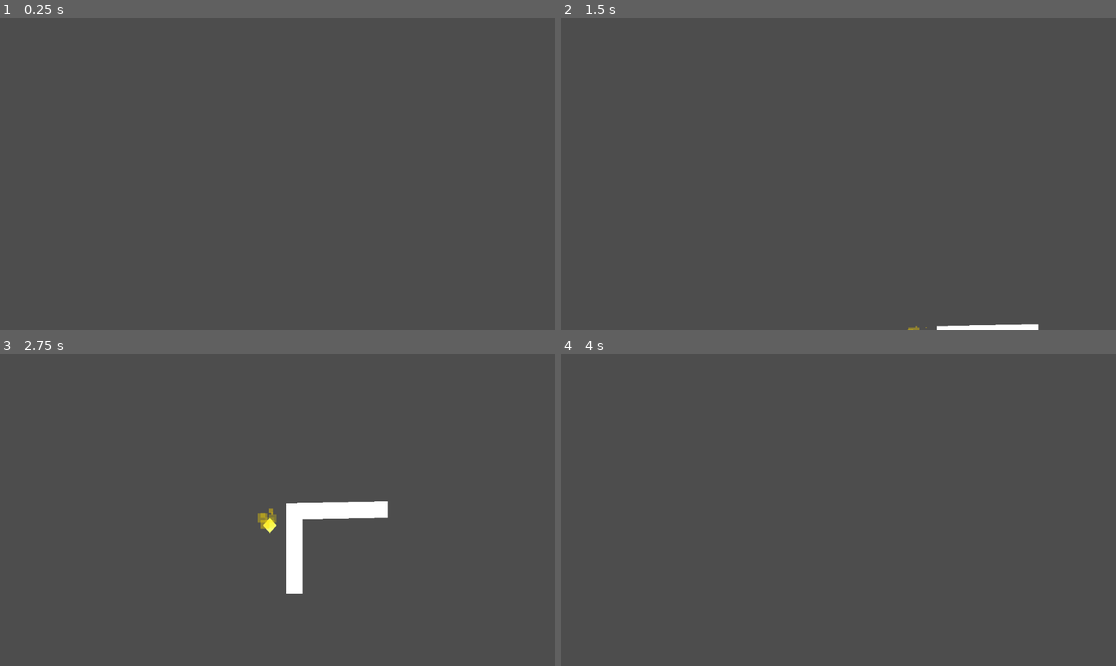
Above: before the commit, frames 1-4 (two rows, left to right).
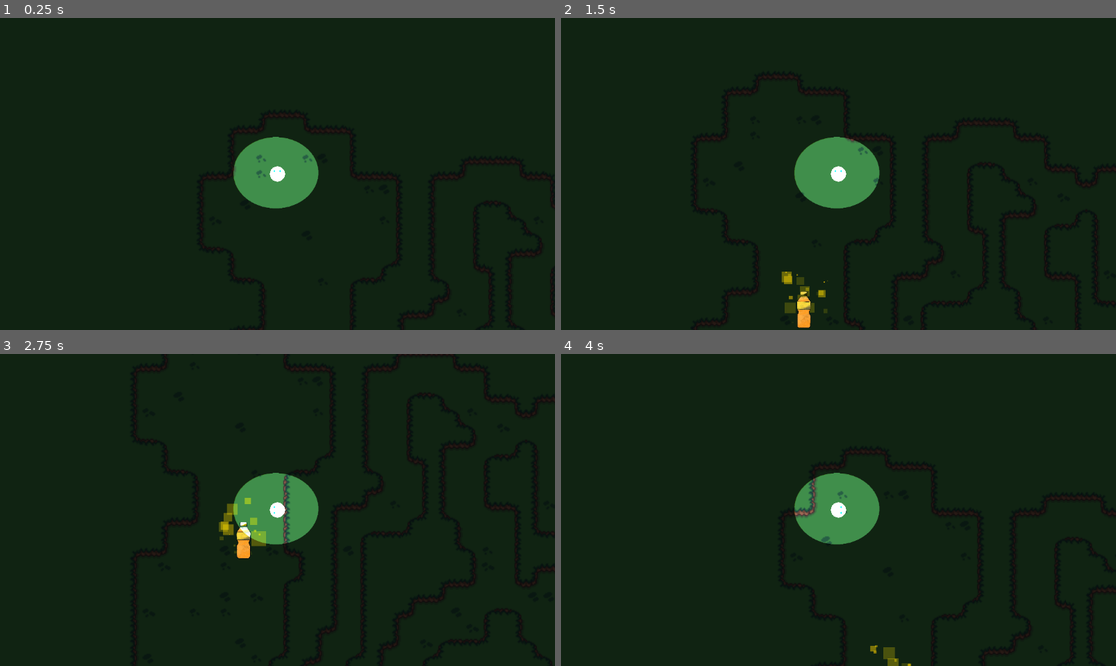
Above: after the commit, the same moments.

Repository: eliasescalante/GJ_godot_2026
Game: Godot game, scene res://src/scenes/world/Level1/level_1.tscn
Two runs of this game, one before a commit and one after it. Both use one fixed random seed, a clock stepped at 60 frames per second and the inputs below. Before the commit the project starts from res://src/scenes/world/world_test/world_test.tscn. Sound files missing from this copy of the repository are replaced by a short silence.
Inputs:
- Up to frame 1 (0.25 s): no input
- Up to frame 2 (1.5 s): tap Enter at 0.5 s; hold Right (ui_right) 0.53-1.28 s; hold Down (ui_down) from 1.28 s (still down)
- Up to frame 3 (2.75 s): release Down (ui_down) at 2.03 s; hold Right (ui_right) from 2.03 s (still down)
- Up to frame 4 (4 s): release Right (ui_right) at 2.78 s; hold Up (ui_up) 2.78-3.53 s; hold Left (ui_left) from 3.53 s (still down)

The runs differ from the first frame. In frame 1, 100% of the frame differs, in the area x 0-100%, y 0-100%; in frame 2, 100%; in frame 3, 100%; in frame 4, 100%.

Commit message:
agrego items mejorados

Diff:
--- a/project.godot
+++ b/project.godot
@@ -11,7 +11,7 @@
 [application]
 
 config/name="sin nombre"
-run/main_scene="uid://bu2gms8radgl7"
+run/main_scene="uid://c7xwujhdv8deq"
 config/features=PackedStringArray("4.6", "GL Compatibility")
 config/icon="res://icon.svg"
 
--- a/src/scenes/item/item.gd
+++ b/src/scenes/item/item.gd
@@ -1,80 +1,72 @@
 class_name Item
 extends Node2D
 
-## Clase base para todos los items del laberinto.
-## El jugador los detecta con su RayCast2D y los registra en GameManager
-## para recordar su ubicación durante la noche.
+# --- Enumeración para el Inspector ---
+# Los nombres deben coincidir con los nombres de tus nodos Sprite2D
+enum TipoDeObjeto { ANTEOJOS, ANTEOJOS_ROTO, BOTELLA, BOTELLA_ROTA, PELOTA, PELOTA_ROTA }
 
-# --- Configuración exportada ---
-## Nombre único del item (se usa como key en el diccionario de GameManager)
-@export var item_name: String = "item_sin_nombre"
-## Descripción corta del item (para UI o pistas)
-@export var item_description: String = ""
-## Icono o textura representativa (para UI de inventario/memoria)
-@export var item_icon: Texture2D
+@export_group("Configuración Visual")
+## Selecciona qué objeto es esta instancia
+@export var objeto_a_mostrar: TipoDeObjeto = TipoDeObjeto.BOTELLA:
+	set(val):
+		objeto_a_mostrar = val
+		if is_node_ready():
+			_actualizar_visibilidad_nodos()
 
-# --- Nodos internos ---
+# --- Nodos Internos ---
 @onready var static_body: StaticBody2D = $StaticBody2D
-@onready var collision_shape: CollisionShape2D = $StaticBody2D/CollisionShape2D
 @onready var audio_player: AudioStreamPlayer2D = $AudioStreamPlayer2D
 
+# Diccionario para mapear el Enum con los nombres reales de tus nodos
+@onready var nodos_sprites = {
+	TipoDeObjeto.ANTEOJOS: $anteojos,
+	TipoDeObjeto.ANTEOJOS_ROTO: $anteojos_roto,
+	TipoDeObjeto.BOTELLA: $botella,
+	TipoDeObjeto.BOTELLA_ROTA: $botella_rota,
+	TipoDeObjeto.PELOTA: $pelota,
+	TipoDeObjeto.PELOTA_ROTA: $pelota_rota
+}
+
 # --- Estado ---
-## Indica si el jugador ya vio este item
 var fue_visto: bool = false
-
+var item_name: String = ""
 
 func _ready() -> void:
-	# Agregar al grupo para que el RayCast pueda identificar items fácilmente
 	add_to_group("item")
-	print("[Item] '%s' inicializado en posición %s" % [item_name, global_position])
+	_actualizar_visibilidad_nodos()
 
-	if not static_body:
-		push_warning("[Item] '%s' no tiene StaticBody2D asignado!" % item_name)
-	if not collision_shape:
-		push_warning("[Item] '%s' no tiene CollisionShape2D asignado!" % item_name)
-	if not audio_player:
-		push_warning("[Item] '%s' no tiene AudioStreamPlayer2D asignado!" % item_name)
-	elif not audio_player.stream:
-		print("[Item] '%s' no tiene audio stream asignado (no sonará al ser descubierto)." % item_name)
+	# El nombre del item será el nombre del nodo seleccionado
+	item_name = TipoDeObjeto.keys()[objeto_a_mostrar].to_lower()
 
+## Oculta todos los sprites y solo muestra el seleccionado
+func _actualizar_visibilidad_nodos() -> void:
+	for tipo in nodos_sprites:
+		var nodo = nodos_sprites[tipo]
+		if nodo:
+			nodo.visible = (tipo == objeto_a_mostrar)
 
-## Llamado cuando el jugador detecta este item con su RayCast.
-## Registra el item en GameManager y reproduce el sonido de descubrimiento.
+## Llamado por el RayCast del jugador
 func ser_visto_por_jugador() -> void:
-	if fue_visto:
-		print("[Item] '%s' → el jugador ya me vio antes, ignorando." % item_name)
-		return
-
-	print("[Item] ====================================")
-	print("[Item] '%s' → ¡PRIMER CONTACTO VISUAL!" % item_name)
-	print("[Item] Posición del item: %s" % global_position)
+	if fue_visto: return
 
 	fue_visto = true
-	_registrar_en_game_manager()
-	_reproducir_sonido_descubrimiento()
 
-	print("[Item] '%s' → Proceso de descubrimiento completado." % item_name)
-	print("[Item] ====================================")
-
-
-## Registra la información del item en el diccionario de GameManager
-func _registrar_en_game_manager() -> void:
+	# Preparamos la info para el GameManager
 	var info := {
-		"descripcion": item_description,
 		"posicion": global_position,
-		"icono": item_icon,
-		"referencia": self,
+		"tipo": item_name,
+		"es_roto": item_name.contains("roto"),
+		"referencia": self
 	}
 
-	print("[Item] '%s' → Registrando en GameManager..." % item_name)
 	GameManager.registrar_item(item_name, info)
-	print("[Item] '%s' → ¡Registrado! Total items vistos: %d" % [item_name, GameManager.cantidad_items_vistos()])
 
+	# Feedback
+	if audio_player and audio_player.stream:
+		audio_player.play()
 
-## Reproduce el sonido de descubrimiento (si tiene stream asignado)
-func _reproducir_sonido_descubrimiento() -> void:
-	if audio_player and audio_player.stream:
-		print("[Item] '%s' → Reproduciendo sonido de descubrimiento." % item_name)
-		audio_player.play()
-	else:
-		print("[Item] '%s' → Sin audio asignado, no se reproduce sonido." % item_name)
+	# Efecto visual: hacemos que el sprite activo brille
+	var sprite_activo = nodos_sprites[objeto_a_mostrar]
+	var tween = create_tween()
+	tween.tween_property(sprite_activo, "modulate", Color(2, 2, 2), 0.1)
+	tween.tween_property(sprite_activo, "modulate", Color(1, 1, 1), 0.2)
--- a/src/scenes/item/item.tscn
+++ b/src/scenes/item/item.tscn
@@ -1,9 +1,10 @@
 [gd_scene format=3 uid="uid://cca8temg1pm6m"]
 
 [ext_resource type="Script" uid="uid://cwxhxrewl8udx" path="res://src/scenes/item/item.gd" id="1_item"]
+[ext_resource type="Texture2D" uid="uid://cf48apeoouvmn" path="res://src/assets/las cosas.png" id="2_j5quk"]
 
 [sub_resource type="RectangleShape2D" id="RectangleShape2D_item"]
-size = Vector2(16, 16)
+size = Vector2(23, 11)
 
 [sub_resource type="Curve" id="Curve_shine"]
 _data = [Vector2(0, 0), 0.0, 0.0, 0, 0, Vector2(0.5, 1), 0.0, 0.0, 0, 0, Vector2(1, 0), 0.0, 0.0, 0, 0]
@@ -22,16 +23,12 @@
 shape = SubResource("RectangleShape2D_item")
 debug_color = Color(0.2, 0.8, 0.4, 0.42)
 
-[node name="Polygon2D" type="Polygon2D" parent="." unique_id=1785942355]
-color = Color(0.97150004, 1, 0.43, 1)
-polygon = PackedVector2Array(-7, 0, 0, -8, 7, 0, 0, 8)
-
 [node name="ShineParticles" type="CPUParticles2D" parent="." unique_id=2000000000]
-amount = 12
+amount = 24
 lifetime = 1.2
 randomness = 0.5
-emission_shape = 1
-emission_sphere_radius = 10.0
+emission_shape = 2
+emission_sphere_radius = 22.67
 direction = Vector2(0, -1)
 gravity = Vector2(0, -15)
 initial_velocity_min = 5.0
@@ -42,3 +39,50 @@
 color_ramp = SubResource("Gradient_shine")
 
 [node name="AudioStreamPlayer2D" type="AudioStreamPlayer2D" parent="." unique_id=1591795815]
+position = Vector2(124, 33)
+
+[node name="anteojos" type="Sprite2D" parent="." unique_id=1005433391]
+visible = false
+scale = Vector2(0.05302198, 0.07820855)
+texture = ExtResource("2_j5quk")
+region_enabled = true
+region_rect = Rect2(479, 287.5, 455, 187)
+
+[node name="anteojos_roto" type="Sprite2D" parent="." unique_id=135768180]
+visible = false
+position = Vector2(-1.5000076, 0.5)
+scale = Vector2(0.058951944, 0.08571427)
+texture = ExtResource("2_j5quk")
+region_enabled = true
+region_rect = Rect2(478.25403, 67.85739, 458.2107, 175.75204)
+
+[node name="botella" type="Sprite2D" parent="." unique_id=1305481673]
+position = Vector2(2.3841858e-07, 4)
+scale = Vector2(0.09615385, 0.080474935)
+texture = ExtResource("2_j5quk")
+region_enabled = true
+region_rect = Rect2(2185.252, 0, 153.7832, 500)
+
+[node name="pelota_rota" type="Sprite2D" parent="." unique_id=174535034]
+visible = false
+position = Vector2(2.3841858e-07, 4)
+scale = Vector2(0.09615385, 0.080474935)
+texture = ExtResource("2_j5quk")
+region_enabled = true
+region_rect = Rect2(1011.4794, 0, 417.41113, 500)
+
+[node name="pelota" type="Sprite2D" parent="." unique_id=1525923458]
+visible = false
+position = Vector2(2.3841858e-07, 4)
+scale = Vector2(0.09615385, 0.080474935)
+texture = ExtResource("2_j5quk")
+region_enabled = true
+region_rect = Rect2(1510.4897, 78.955414, 364.05786, 379.74994)
+
+[node name="botella_rota" type="Sprite2D" parent="." unique_id=1630428853]
+visible = false
+position = Vector2(2.3841858e-07, 4)
+scale = Vector2(0.09615385, 0.080474935)
+texture = ExtResource("2_j5quk")
+region_enabled = true
+region_rect = Rect2(1909.0703, 28.740509, 235.38208, 464.48755)
--- a/src/scenes/player/player.gd
+++ b/src/scenes/player/player.gd
@@ -1,18 +1,17 @@
 extends CharacterBody2D
 
 @export var SPEED = 300.0
+
 @onready var personaje = $Cuerpo
 @onready var raycasts_node: Node2D = $Cuerpo/Raycasts
 
 # --- Estado de detección ---
-var pared_en_frente = 0
 ## Almacena todos los RayCast2D hijos del nodo Raycasts
 var _raycasts: Array[RayCast2D] = []
 
 ## Throttle para no spamear prints cada frame
 var _debug_timer: float = 0.0
 const DEBUG_INTERVAL: float = 0.2  # imprimir cada 0.2 segundos máximo
-
 
 func _ready():
 	# Recopilar todos los RayCast2D hijos del nodo Raycasts
@@ -26,20 +25,26 @@
 
 
 func _physics_process(delta: float) -> void:
-	var direction := Input.get_vector("ui_left","ui_right","ui_up","ui_down")
+	# 1. Movimiento y rotación
+	var direction := Input.get_vector("ui_left", "ui_right", "ui_up", "ui_down")
 
 	if direction != Vector2.ZERO:
 		velocity = direction * SPEED
 		var angulo = direction.angle()
+		# Ajuste de rotación para que el sprite mire hacia donde camina
 		personaje.rotation = angulo - (PI / 2)
 	else:
 		velocity = velocity.move_toward(Vector2.ZERO, SPEED)
 
 	move_and_slide()
 
-	# Throttle del debug para no imprimir cada frame
+	# 2. Gestión de timers y detección
 	_debug_timer += delta
 	_detectar_items_con_raycasts()
+
+	# Resetear timer de debug después de procesar todas las detecciones del frame
+	if _debug_timer >= DEBUG_INTERVAL:
+		_debug_timer = 0.0
 
 
 ## Itera sobre todos los raycasts y verifica qué está viendo cada uno
@@ -52,26 +57,32 @@
 		if not collider:
 			continue
 
-		# El RayCast choca con el StaticBody2D → chequeamos su parent
+		# El RayCast choca con el StaticBody2D (el área física del item)
 		var parent_node = collider.get_parent()
 
 		if parent_node is Item:
-			# --- Vemos un Item directamente ---
 			var item: Item = parent_node
-			if not item.fue_visto:
-				print("[Player][%s] ¡ITEM DETECTADO! → '%s' en posición %s" % [raycast.name, item.item_name, item.global_position])
+
+			# Verificamos con el GameManager si el item ya fue registrado globalmente
+			if not GameManager.fue_item_visto(item.item_name):
+				# Preparamos el diccionario de información para el GameManager
+				var info_item = {
+					"posicion": item.global_position,
+					"timestamp": Time.get_time_string_from_system(),
+					"tipo": "descubrimiento_directo"
+				}
+
+				# Registramos en el sistema global
+				GameManager.registrar_item(item.item_name, info_item)
+
+				# Marcamos el item localmente para efectos visuales o lógica interna del objeto
 				item.ser_visto_por_jugador()
-			elif _debug_timer >= DEBUG_INTERVAL:
-				print("[Player][%s] Item '%s' ya fue visto anteriormente, ignorando." % [raycast.name, item.item_name])
+
+				print("[Player] ¡Nuevo item descubierto y enviado al Manager!: %s" % item.item_name)
+
 		else:
-			# --- Algo está bloqueando la vista (pared, obstáculo, etc) ---
+			# --- Lógica de obstáculos (Paredes, etc.) ---
 			if _debug_timer >= DEBUG_INTERVAL:
-				var blocker_name = collider.name if collider else "desconocido"
-				var grupo_info = ""
 				if collider.is_in_group("pared"):
-					grupo_info = " (es una PARED)"
-				print("[Player][%s] Vista bloqueada por: '%s'%s" % [raycast.name, blocker_name, grupo_info])
-
-	# Resetear timer de debug después de imprimir
-	if _debug_timer >= DEBUG_INTERVAL:
-		_debug_timer = 0.0
+					# Aquí podrías activar alguna variable como 'pared_en_frente' si la necesitas
+					pass
--- a/src/scenes/player/player.tscn
+++ b/src/scenes/player/player.tscn
@@ -10,6 +10,11 @@
 
 [node name="Camera2D" type="Camera2D" parent="." unique_id=1097500561]
 zoom = Vector2(2, 2)
+limit_enabled = false
+limit_left = 0
+limit_top = 0
+limit_right = 1152
+limit_bottom = 648
 
 [node name="AudioListener2D" type="AudioListener2D" parent="Camera2D" unique_id=1616531794]
 current = true
--- a/src/scenes/world/Level1/level_1.tscn
+++ b/src/scenes/world/Level1/level_1.tscn
@@ -2,17 +2,11 @@
 
 [ext_resource type="PackedScene" uid="uid://6o2k861u37cj" path="res://src/scenes/world/Level1/map.tscn" id="1_tyfmc"]
 [ext_resource type="PackedScene" uid="uid://difl8slskhcp1" path="res://src/scenes/player/player.tscn" id="2_35war"]
+[ext_resource type="Texture2D" uid="uid://0tubb6mn3fnv" path="res://src/assets/circulo prueba 1.png" id="3_6l7c0"]
 [ext_resource type="PackedScene" uid="uid://cca8temg1pm6m" path="res://src/scenes/item/item.tscn" id="3_ssvh6"]
-[ext_resource type="Texture2D" uid="uid://cv3o0svgr5e3y" path="res://icon.svg" id="4_6l7c0"]
-
-[sub_resource type="Gradient" id="Gradient_ssvh6"]
-offsets = PackedFloat32Array(0.17848101, 0.82658225, 0.9329114)
-colors = PackedColorArray(0, 0, 0, 1, 1, 1, 1, 1, 0, 0, 0, 1)
-
-[sub_resource type="GradientTexture1D" id="GradientTexture1D_6l7c0"]
-gradient = SubResource("Gradient_ssvh6")
 
 [node name="Level1" type="Node2D" unique_id=2122621395]
+self_modulate = Color(18.875748, 18.875748, 18.875748, 1)
 
 [node name="Map" parent="." unique_id=2001151964 instance=ExtResource("1_tyfmc")]
 modulate = Color(0.25390625, 0.25390625, 0.25390625, 1)
@@ -21,14 +15,23 @@
 position = Vector2(73, 56)
 SPEED = 200.0
 
-[node name="PointLight2D" type="PointLight2D" parent="Player" unique_id=1520114661]
-position = Vector2(0, 49)
-rotation = -1.5707964
-scale = Vector2(0.62109375, 92.85526)
-texture = SubResource("GradientTexture1D_6l7c0")
+[node name="PointLight2D" type="PointLight2D" parent="Player" unique_id=1926908656]
+energy = 3.09
+texture = ExtResource("3_6l7c0")
+texture_scale = 0.3
 
-[node name="Item" parent="." unique_id=255965368 instance=ExtResource("3_ssvh6")]
+[node name="Items" type="Node2D" parent="." unique_id=162860507]
+
+[node name="Item" parent="Items" unique_id=255965368 instance=ExtResource("3_ssvh6")]
 position = Vector2(107, 233)
-item_name = "Caja"
-item_description = "es una caja"
-item_icon = ExtResource("4_6l7c0")
+
+[node name="Item2" parent="Items" unique_id=1232916825 instance=ExtResource("3_ssvh6")]
+position = Vector2(379, 648)
+objeto_a_mostrar = 0
+
+[node name="Item3" parent="Items" unique_id=415812778 instance=ExtResource("3_ssvh6")]
+position = Vector2(227, 506)
+objeto_a_mostrar = 4
+
+[node name="Area2D" type="Area2D" parent="." unique_id=541191605]
+position = Vector2(922, 556)
Binary file added: src/assets/circulo prueba 1.png
Not shown, added: src/assets/circulo prueba 1.png.import
Binary file added: src/assets/circulo prueba.png
Not shown, added: src/assets/circulo prueba.png.import
Binary file added: src/assets/cositas.png
Not shown, added: src/assets/cositas.png.import
Binary file added: src/assets/las cosas.png
Not shown, added: src/assets/las cosas.png.import
Binary file changed: src/assets/set pose.png
